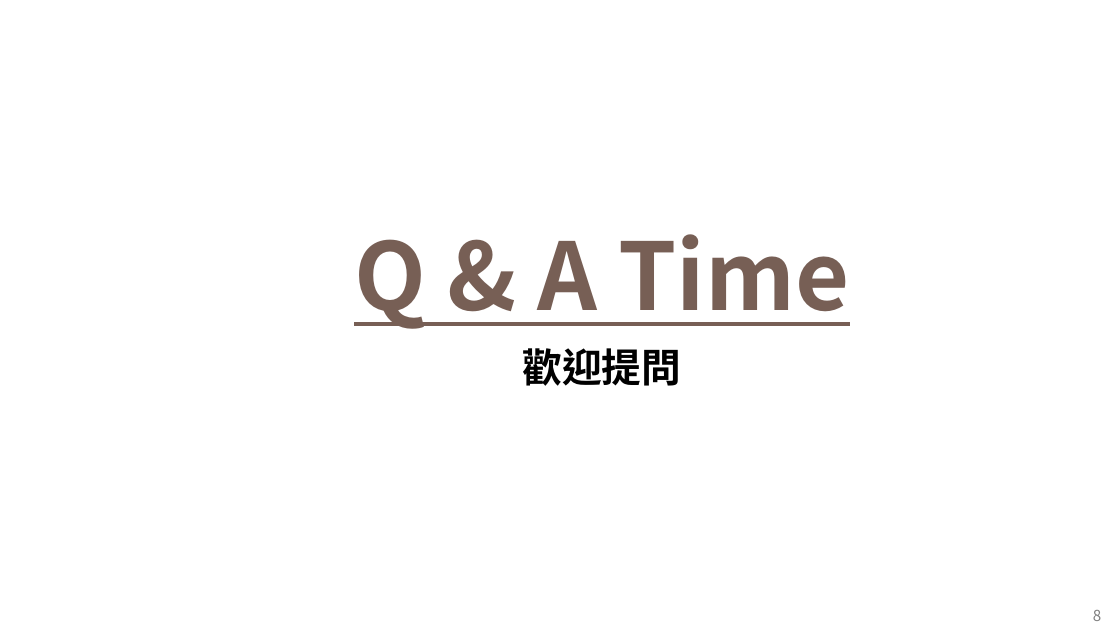
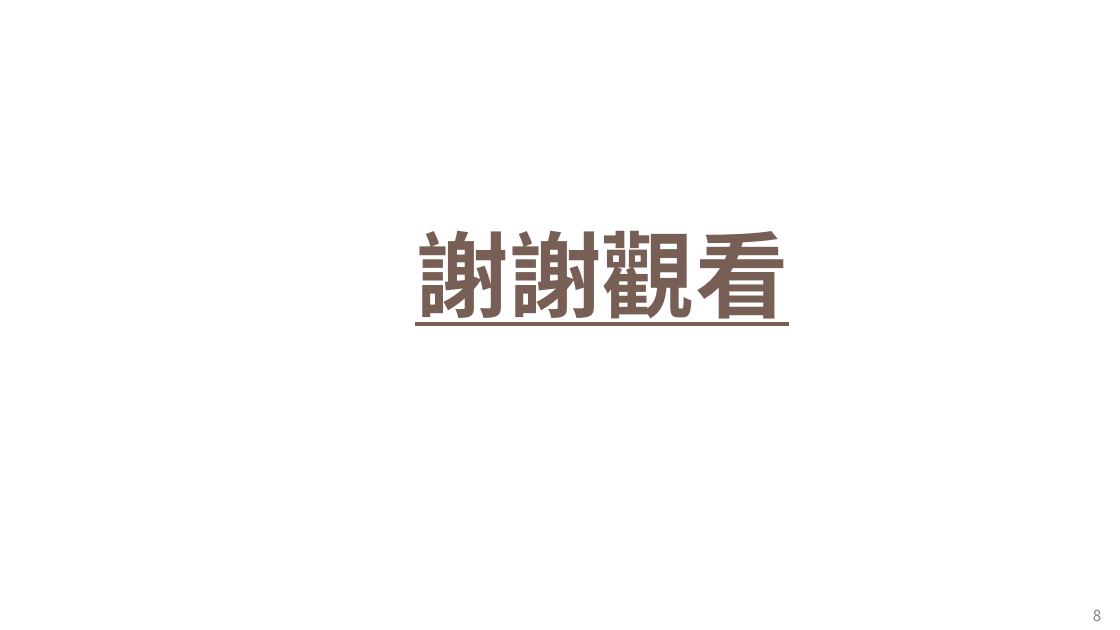
Before and after one commit to leeyouyi/course, a slide deck: slide 8 of 講義/第五堂課React-form.pptx. Drawn at 1120x630 pixels with LibreOffice and Linux fonts; fonts in the diff are those of the drawing; background and template pictures are left out. Boxes give left, top, right and bottom in pixels: in the first picture for what was removed or moved away, otherwise in the second. Text is boxed around its words. In the diff, an @@ line names an element or a change of style, - is before the commit and + after.

```diff
--- a/講義/第五堂課React-form.pptx
+++ b/講義/第五堂課React-form.pptx
@@ text at (x1=415, y1=231, x2=788, y2=326): text changed @@
-Q & A Time
+謝謝觀看
@@ text removed at (x1=523, y1=348, x2=681, y2=386) @@
-歡迎提問
```
Also in this commit, not shown: 1 other slide changed, 5 other files.
